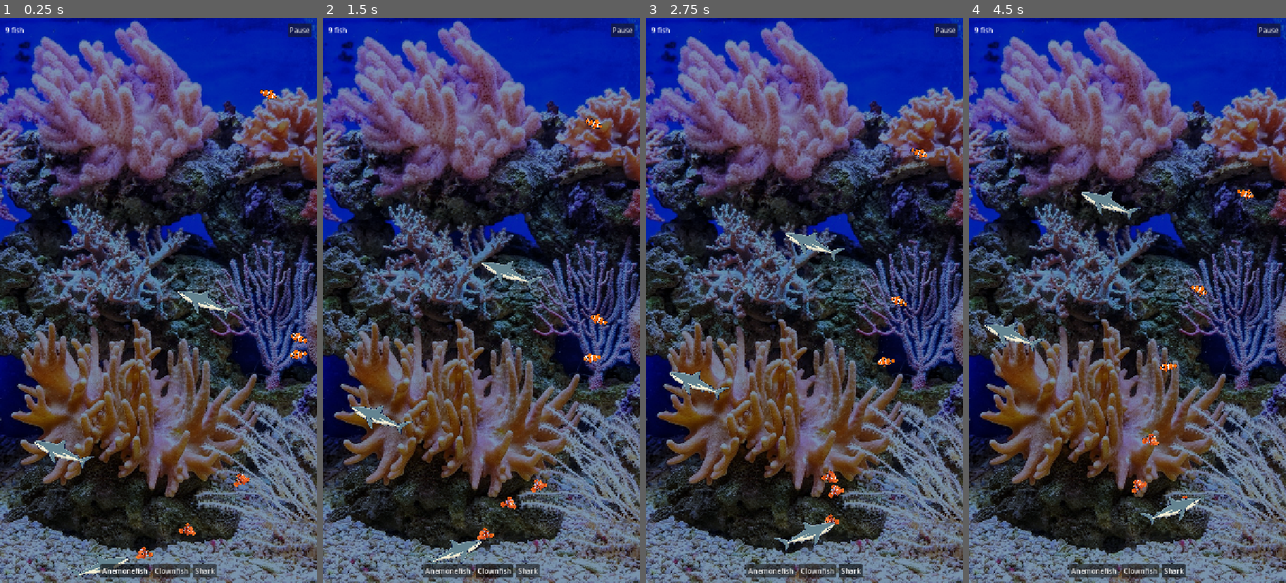
Above: before the commit, frames 1-4 (left to right).
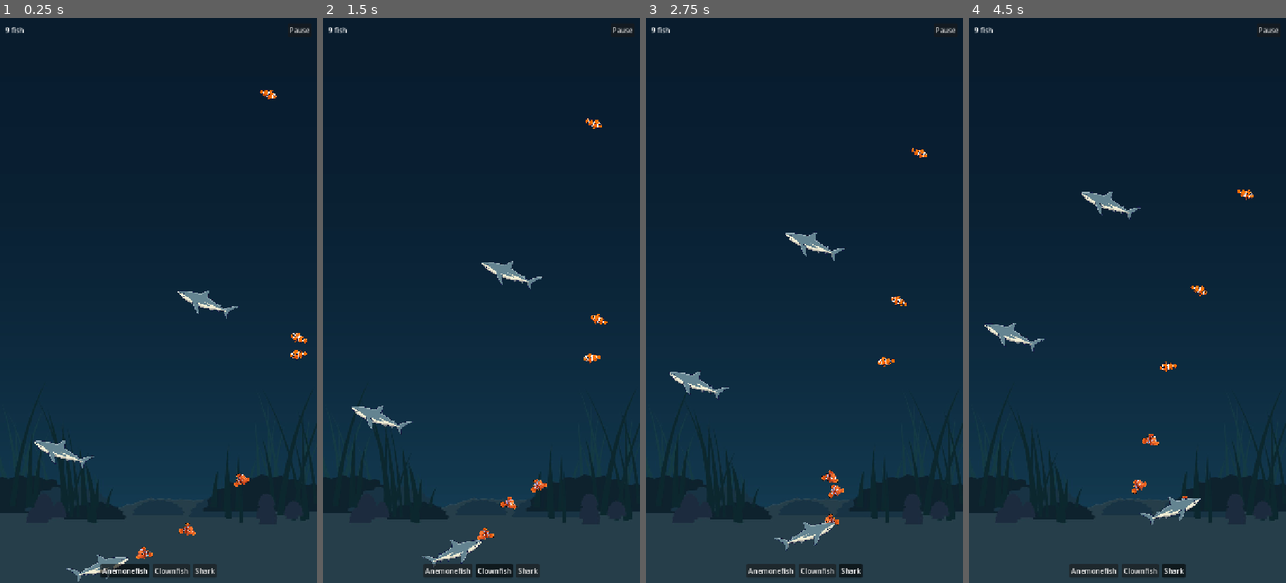
Above: after the commit, the same moments.

Repository: dfoster42/aquariam_v2
Game: Godot game, scene res://scenes/main.tscn
The game is run twice, just before and just after one commit, with the same random seed, the same clock (stepped at 60 frames per second) and the same inputs.
Inputs:
- Up to frame 1 (0.25 s): no input
- Up to frame 2 (1.5 s): click "Anemonefish" at 0.5 s; click "Clownfish" at 1.25 s
- Up to frame 3 (2.75 s): click "Shark" at 2 s
- Up to frame 4 (4.5 s): click "Anemonefish" at 2.75 s; click "Clownfish" at 3.5 s; click "Shark" at 4.25 s

The runs differ from the first frame. In frame 1, 90% of the frame differs, in the area x 0-100%, y 0-100%; in frame 2, 90%; in frame 3, 90%; in frame 4, 90%.

Commit message:
Draw the tank backdrop instead of generating it
Replaces the photographic backdrop, which fought the flat vector fish badly
enough that the fish needed a dimming tint to stay readable.

Image generation is rate limited to roughly a dozen renders in a couple of
hours on this account, and the remaining fish sprite needs that capacity more
than the backdrop does. The backdrop is also the wrong thing to ask a model for:
stepped water, a sand floor, rocks and seaweed are almost entirely geometry, and
the source pipeline's own rule is that geometry is arithmetic rather than
adjectives. draw_background.py draws it deterministically instead.

Judged by the same second model against a background rubric — staying out of the
fish's way rather than anatomy — and clean on all six items over two passes. The
judge is unaffected by the generation limit, which is what makes drawing the art
locally and still QA-ing it possible.

Two things learned by drawing it wrong first, both recorded in the module:
- Everything below the waterline is a silhouette. The first attempt gave the
  sand, rocks and weed their own local colour and reproduced exactly the
  contrast problem the photograph had.
- Banded water reads as stripes. Four flat rectangles left four visible seams;
  the water is a per-row gradient now.

Also fixed before judging: the sand crest was a few values too light and drew as
a bright squiggle across the open middle, reading as a stray mark.

backdrop_tint drops back to white. It existed only to dim the photograph.

Co-Authored-By: Claude Opus 5 <noreply@anthropic.com>

Diff:
--- a/scripts/aquarium.gd
+++ b/scripts/aquarium.gd
@@ -28,10 +28,10 @@
 ## that panning has somewhere to go.
 @export var tank_size: Vector2 = Vector2(1080, 1920)
 
-## Multiplied into the backdrop. The shipped backdrop is a photograph and the
-## fish are flat vector art; dimming and cooling it is what lets a bright fish
-## read against it. A stopgap until the backdrop is redrawn to match the fish.
-@export var backdrop_tint: Color = Color(0.48, 0.58, 0.68)
+## Multiplied into the backdrop. White now that the backdrop is drawn to sit under
+## the fish rather than compete with them — it was a stopgap that dimmed the
+## photograph this replaced, and applying it to the drawn backdrop would crush it.
+@export var backdrop_tint: Color = Color.WHITE
 
 var selected_species: FishSpecies
 
Binary file changed: assets/textures/tank_background.jpg
Not shown, changed: README.md
Not shown, added: tools/art/draw_background.py
Not shown, changed: tools/art/qa.py
